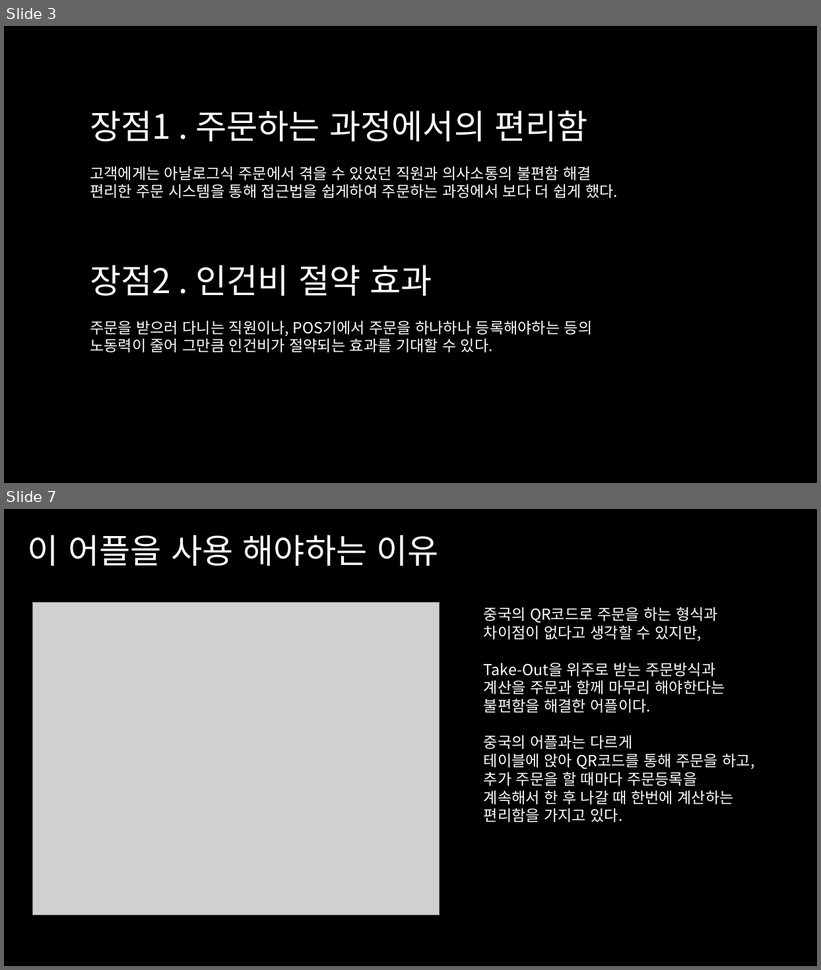
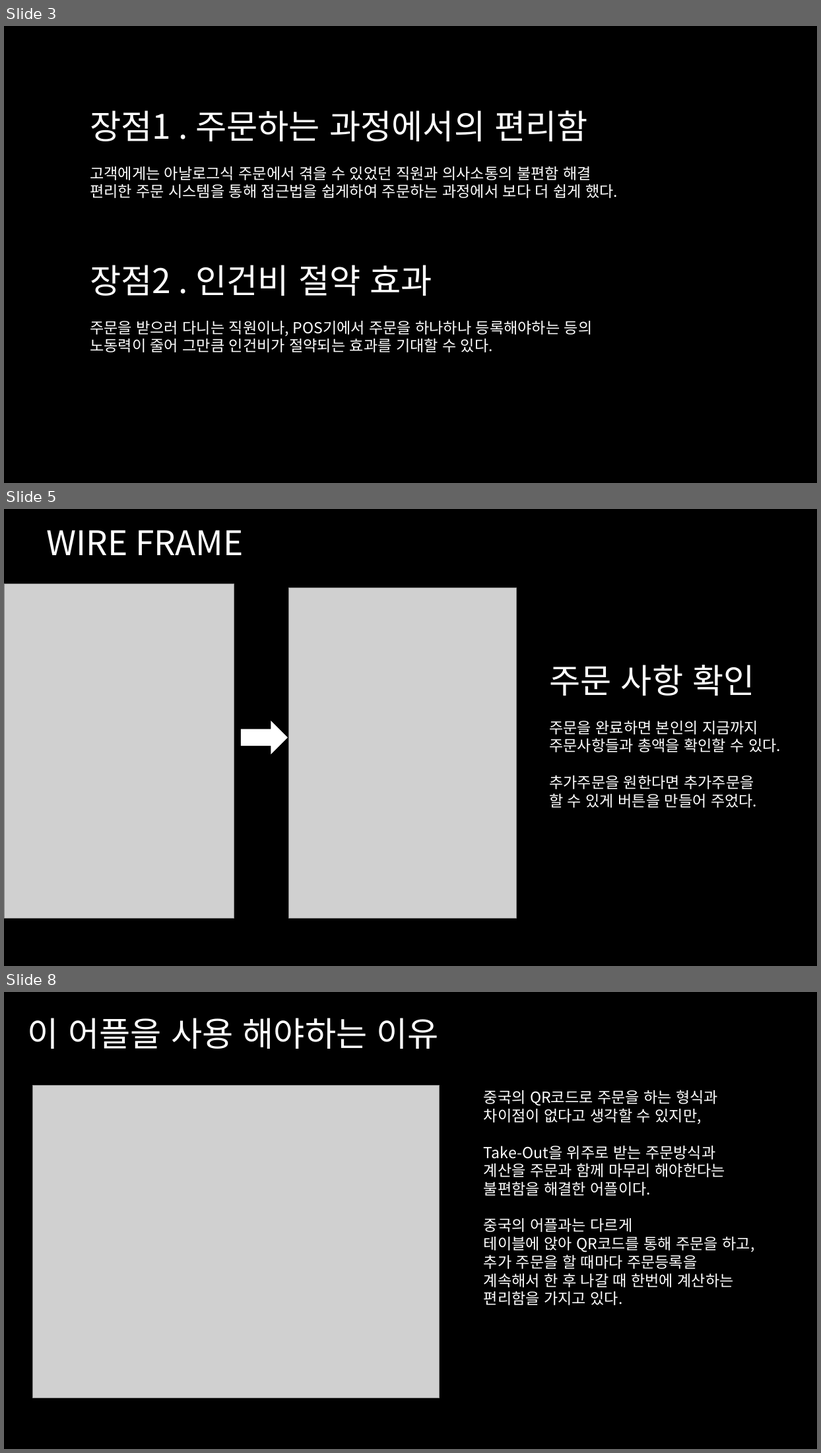
Before and after one commit to Kimsj0616/KAU-mobile, a slide deck: 기획발표 수정안.pptx. Shown one above the other, each under a label of ours: slides 3 and 7 before the commit, slides 3, 5 and 8 after it; the slides between them are not shown. The pictures are 821x970 and 821x1453 pixels, drawn with LibreOffice and Linux fonts; fonts in the diff are those of the drawing; grey boxes stand for pictures. Boxes give left, top, right and bottom in pixels: in the first picture for what was removed or moved away, otherwise in the second. Text is boxed around its words. In the diff, an @@ line names an element or a change of style, - is before the commit and + after.

```diff
--- a/기획발표 수정안.pptx
+++ b/기획발표 수정안.pptx
@@ slide 5 added at bbox=[4, 509, 817, 966], background #000000 @@
@@ text added at bbox=[47, 530, 244, 555], 40 pt, text #FFFFFF @@
+WIRE FRAME
@@ picture added at bbox=[4, 584, 234, 918] @@
@@ picture added at bbox=[289, 588, 516, 919] @@
@@ text added at bbox=[549, 665, 781, 808], 18 pt, text #FFFFFF @@
+주문 사항 확인
+주문을 완료하면 본인의 지금까지
+주문사항들과 총액을 확인할 수 있다.
+추가주문을 원한다면 추가주문을
+할 수 있게 버튼을 만들어 주었다.
@@ right arrow added at bbox=[241, 721, 288, 755], fill #FFFFFF @@
@@ what was slide 7 is now slide 8 @@
```
Also in this commit, not shown: 2 slides changed, 1 other slide added, 1 slide removed.
